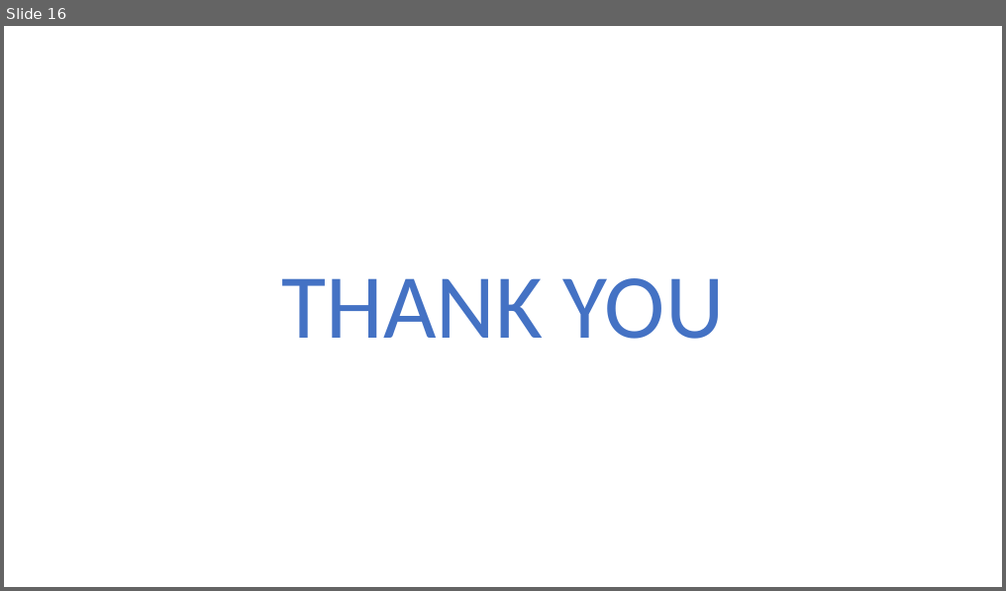
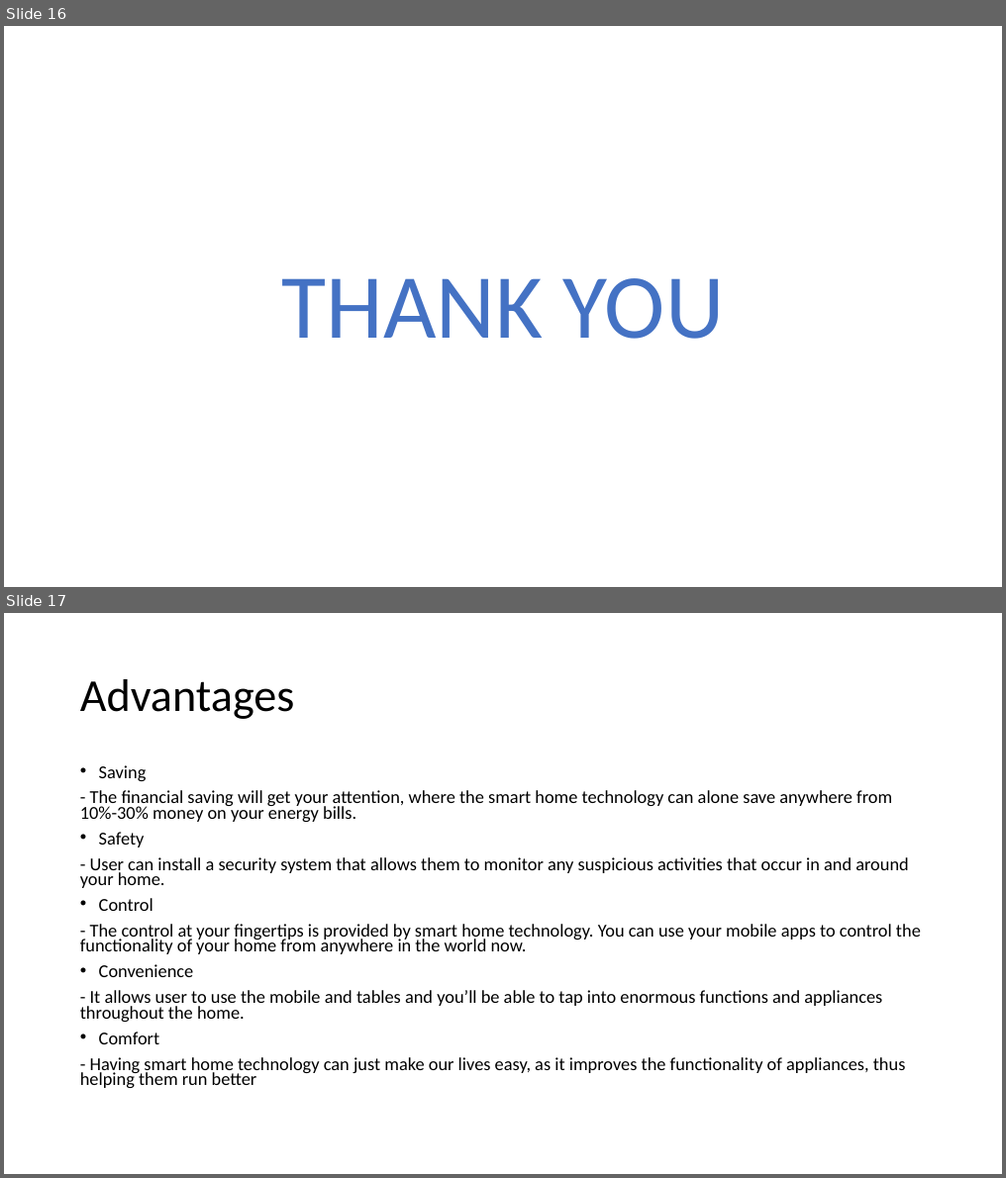
Before and after one commit to Microcontroller-Team-1/winter20-21, a slide deck: Smart Home TeamNoobcoder.pptx. Shown one above the other, each under a label of ours: slide 16 before the commit, slides 16 and 17 after it. The pictures are 1006x591 and 1006x1178 pixels, drawn with LibreOffice and Linux fonts; fonts in the diff are those of the drawing. Boxes give left, top, right and bottom in pixels: in the first picture for what was removed or moved away, otherwise in the second. Text is boxed around its words. In the diff, an @@ line names an element or a change of style, - is before the commit and + after.

```diff
--- a/Smart Home TeamNoobcoder.pptx
+++ b/Smart Home TeamNoobcoder.pptx
@@ slide 17 added at box(4, 613, 1002, 1174), background #FFFFFF @@
@@ title added at box(80, 679, 295, 719), 44 pt, text #000000 @@
+Advantages
@@ text added at box(80, 765, 921, 1088), 17.5 pt, text #000000 @@
+• Saving
+- The financial saving will get your attention, where the smart home technology can alone save anywhere from 10%-30% money on your energy bills.
+• Safety
+- User can install a security system that allows them to monitor any suspicious activities that occur in and around your home.
+• Control
+- The control at your fingertips is provided by smart home technology. You can use your mobile apps to control the functionality of your home from anywhere in the world now.
+• Convenience
+- It allows user to use the mobile and tables and you’ll be able to tap into enormous functions and appliances throughout the home.
+• Comfort
+- Having smart home technology can just make our lives easy, as it improves the functionality of appliances, thus helping them run better
```
